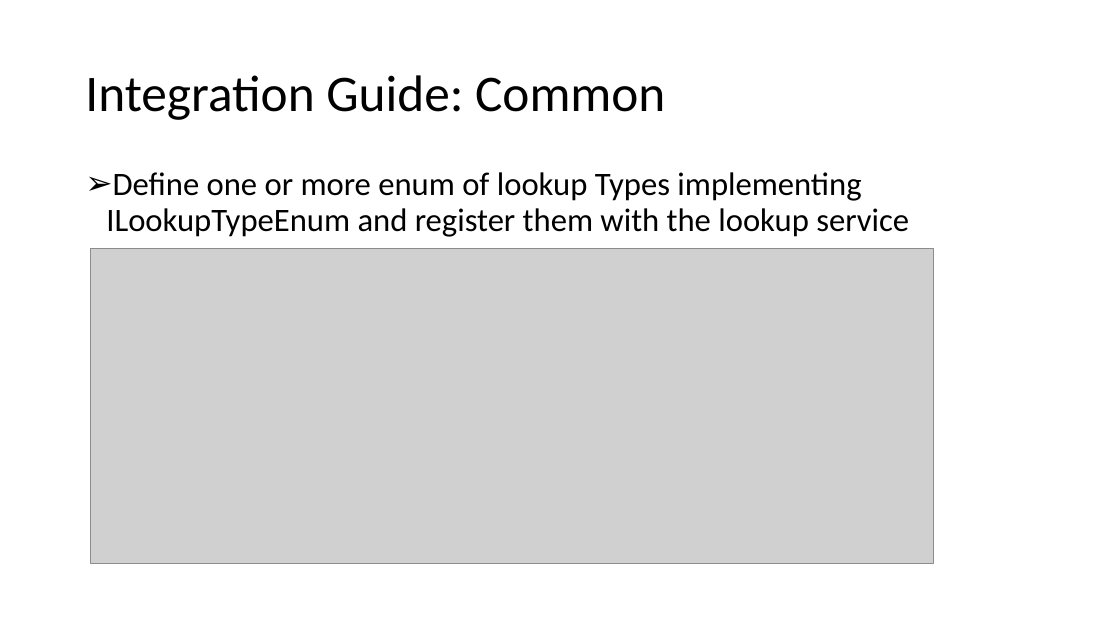
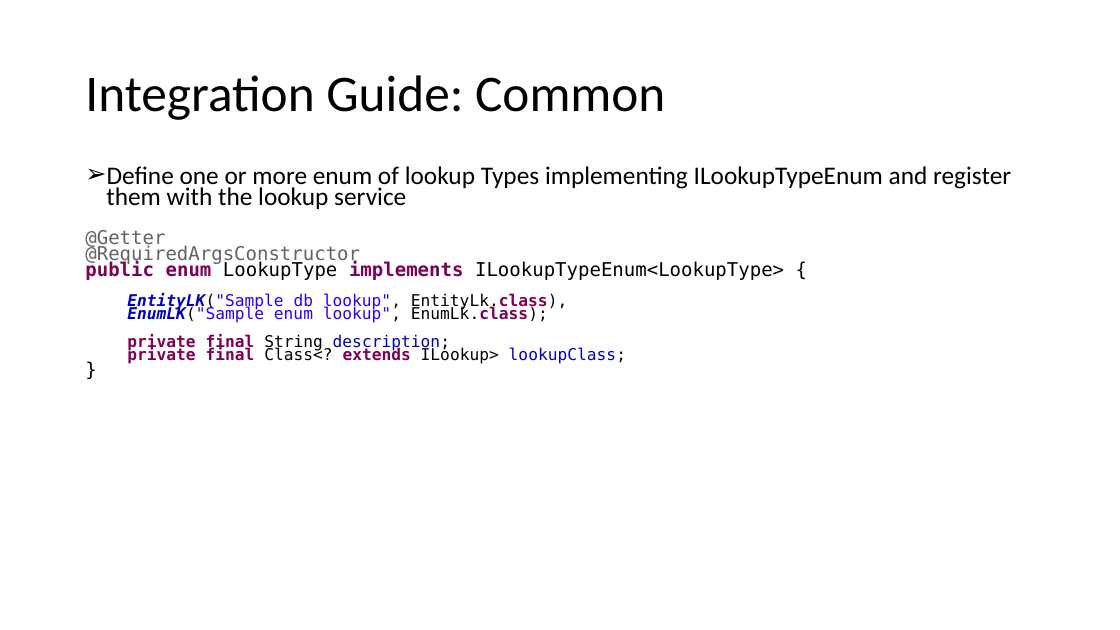
Before and after one commit to Oselan/commons, a slide deck: slide 8 of docs/LookupsDesign.pptx. Drawn at 1120x630 pixels with LibreOffice and Linux fonts; fonts in the diff are those of the drawing; grey boxes stand for pictures. Boxes give left, top, right and bottom in pixels: in the first picture for what was removed or moved away, otherwise in the second. Text is boxed around its words. In the diff, an @@ line names an element or a change of style, - is before the commit and + after.

```diff
--- a/docs/LookupsDesign.pptx
+++ b/docs/LookupsDesign.pptx
@@ text at [106, 166, 1011, 209]: size 28 to 21.7 pt in "Define one or more enum of lookup ..."; line spacing 0.9 to 0.7 @@
@@ text at [85, 230, 784, 364]: paragraphs added @@
+@Getter
+@RequiredArgsConstructor
+public enum LookupType implements ILookupTypeEnum<LookupType> {
+  EntityLK("Sample db lookup", EntityLk.class),
+  EnumLK("Sample enum lookup", EnumLk.class);
+  private final String description;
+  private final Class<? extends ILookup> lookupClass;
+}
@@ picture removed at [91, 248, 933, 563] @@
```
Also in this commit, not shown: 4 slides added, 48 other files.
